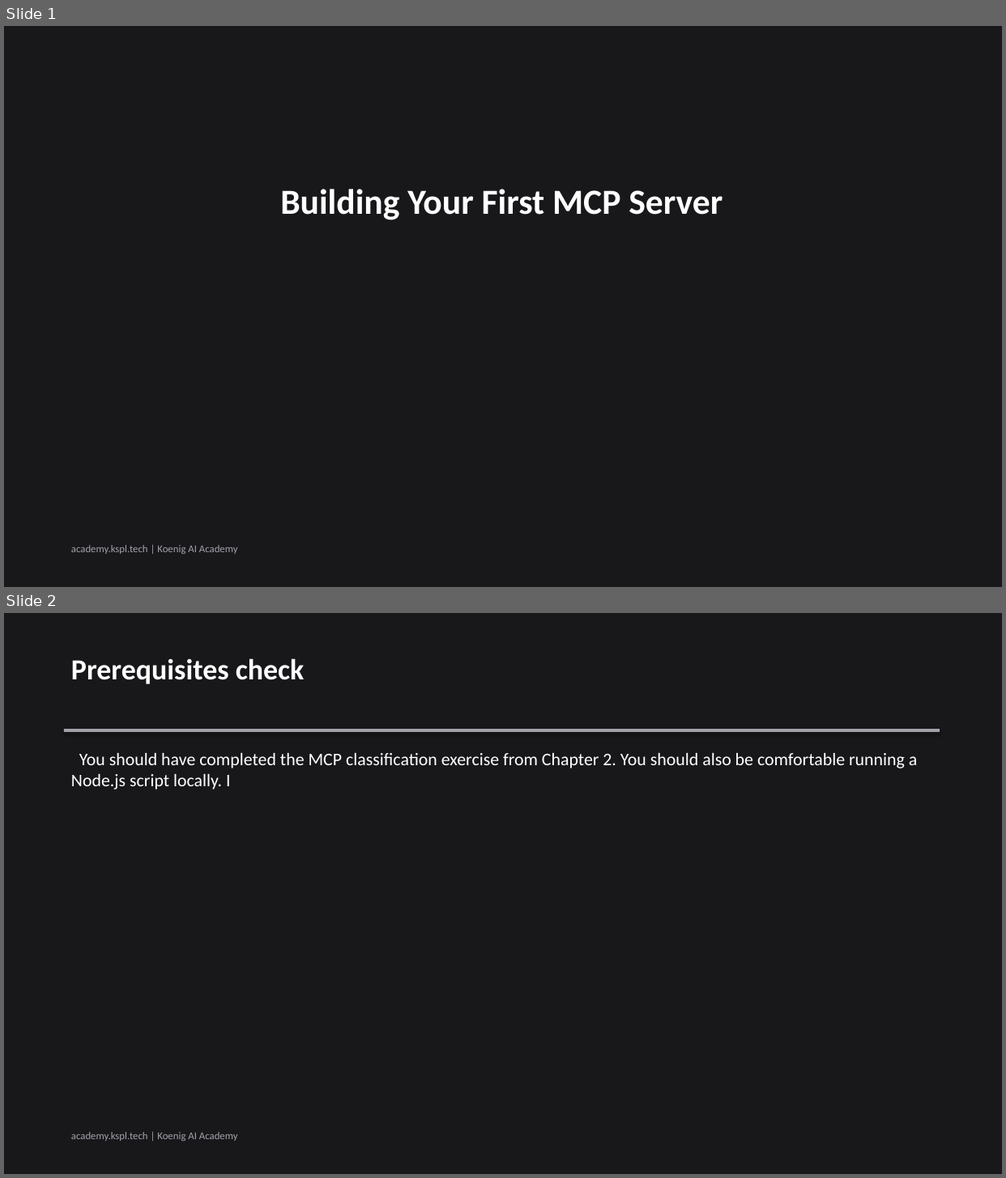
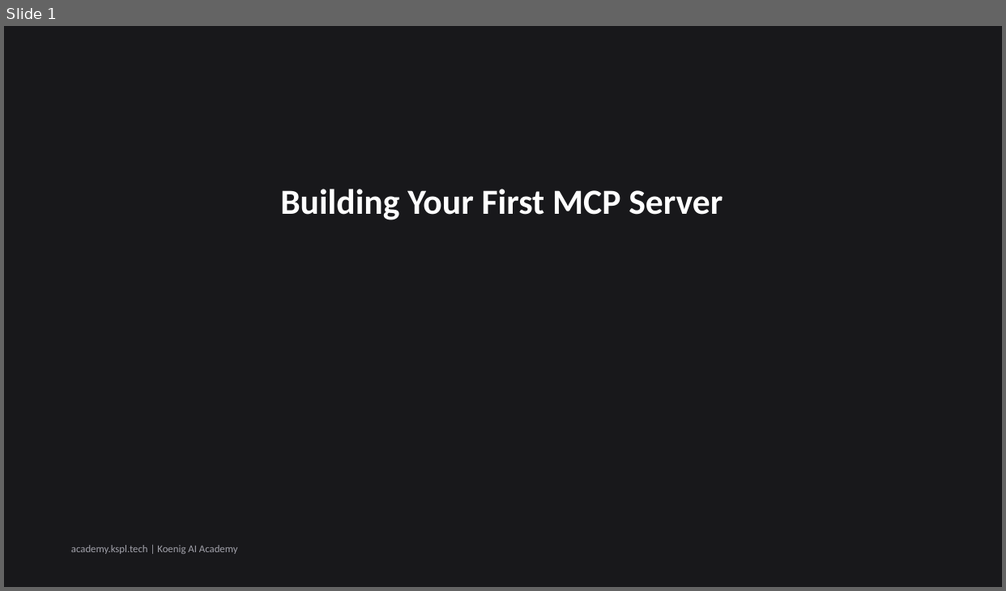
Before and after one commit to Koenig-Solutions-Private-Limited/koenig-ai-org, a slide deck: vault/courses/claude-tool-use-from-zero/ch03-slides.pptx. Shown one above the other, each under a label of ours: slides 1 and 2 before the commit, slide 1 after it. The pictures are 1006x1178 and 1006x591 pixels, drawn with LibreOffice and Linux fonts; fonts in the diff are those of the drawing. Boxes give left, top, right and bottom in pixels: in the first picture for what was removed or moved away, otherwise in the second. Text is boxed around its words. In the diff, an @@ line names an element or a change of style, - is before the commit and + after.

```diff
--- a/vault/courses/claude-tool-use-from-zero/ch03-slides.pptx
+++ b/vault/courses/claude-tool-use-from-zero/ch03-slides.pptx
@@ slide 2 removed at <box>4,613,1002,1174</box>, background #18181B @@
@@ text removed at <box>71,658,305,684</box> @@
-Prerequisites check
@@ rectangle removed at <box>64,729,940,732</box> @@
@@ text removed at <box>71,753,917,790</box> @@
-You should have completed the MCP classification exercise from Chapter 2. You should also be comfortable running a Node.js script locally. I
@@ text removed at <box>71,1132,238,1141</box> @@
-academy.kspl.tech | Koenig AI Academy
```
Also in this commit, not shown: 1 slide changed, 4 slides added, 4 other slides removed.
